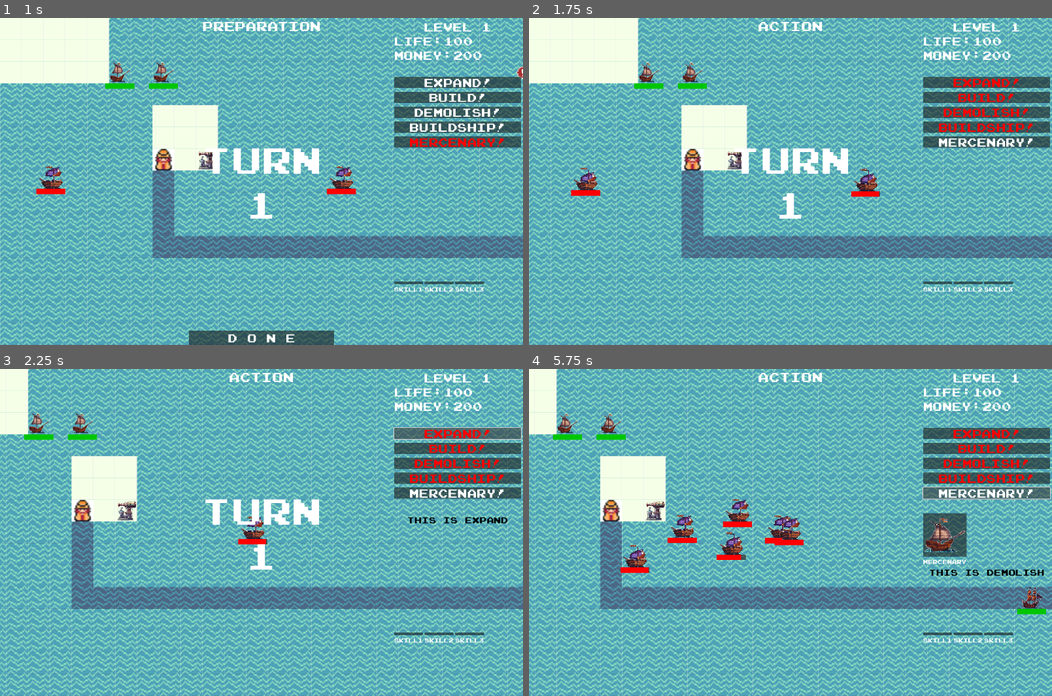
Above: before the commit, frames 1-4 (two rows, left to right).
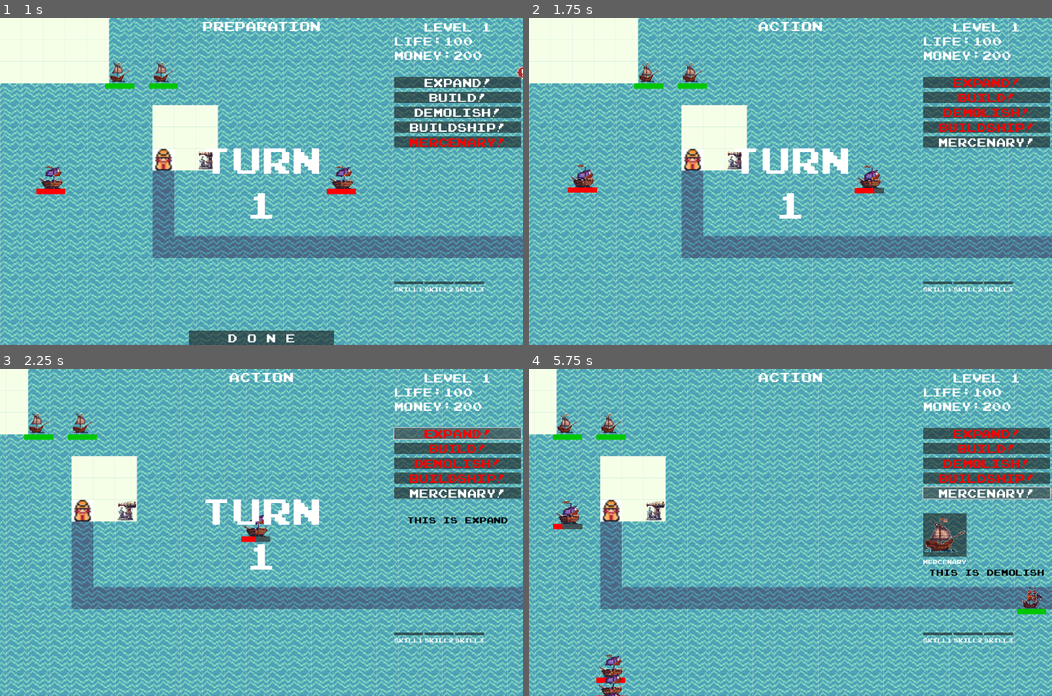
Above: after the commit, the same moments.

Repository: LeoZhang421/GameJam-2024-Pixel
Game: Godot game, scene res://Scenes/Start.tscn
Same seed, same stepped clock (60 frames per second), same inputs: the game is played once before the commit and once after it. Video files are missing from this copy of the repository; at most half a second of black plays in their place. Sound files missing from this copy of the repository are replaced by a short silence.
Inputs:
- Up to frame 1 (1 s): click "Start!" at 0.5 s
- Up to frame 2 (1.75 s): click "D o n e" at 1.25 s
- Up to frame 3 (2.25 s): click "Expand!" at 2 s
- Up to frame 4 (5.75 s): click "Build!" at 2.75 s; click "Demolish!" at 3.5 s; click "Buildship!" at 4.25 s; click "Mercenary!" at 5 s

Frame 1 is identical in both runs. In frame 2, 0.6% of the frame differs, in the area x 7-68%, y 44-55%; in frame 3, 0.3%; in frame 4, 2.2%, in the area x 4-53%, y 39-100%.

Commit message:
fix enemy pathfinding and mecenary bugs

Diff:
--- a/Scenes/Enemies/EnemyExample.gd
+++ b/Scenes/Enemies/EnemyExample.gd
@@ -12,7 +12,8 @@
 # inner variables
 var hp: int = 0
 var movement: float = 0.0
-var direction: bool = true # true表示从起点到终点，false表示从终点到起点
+# var direction: bool = true true表示从起点到终点，false表示从终点到起点
+var direction: Vector2 #表示船的行进方向
 var distance: float = 0.0
 var target: Area2D = null
 var target_backup: Array[Area2D] = []
@@ -24,6 +25,7 @@
 # onready node variables
 @onready var area_attack_shape = %AreaAttackShape
 @onready var sink_animation = $AnimatedSprite2D/SinkAnimation
+@onready var main = get_node("/root/Main")
 
 # signals
 signal died
@@ -44,19 +46,28 @@
 	area_attack_shape.shape.radius = attack_range
 
 func _process(delta):
+	#if moving and move_array:
+		#if current_index >= move_array.size()-1:
+			#moving = false
+			#move_array = []
+		#else:
+			#movement += delta * move_speed
+			#var distance = move_array[current_index].distance_to(move_array[current_index+1])
+			#if movement < distance:
+				#position = move_array[current_index] * (1-movement/distance) + move_array[current_index+1] * (movement/distance)
+			#else:
+				#movement = 0
+				#current_index = current_index + 1
+				#position = move_array[current_index]
 	if moving and move_array:
-		if current_index >= move_array.size()-1:
-			moving = false
-			move_array = []
-		else:
-			movement += delta * move_speed
-			var distance = move_array[current_index].distance_to(move_array[current_index+1])
-			if movement < distance:
-				position = move_array[current_index] * (1-movement/distance) + move_array[current_index+1] * (movement/distance)
-			else:
-				movement = 0
-				current_index = current_index + 1
-				position = move_array[current_index]
+		var target_position = move_array[0]
+		direction = (target_position - global_position).normalized()
+		position += direction * move_speed * delta
+		if target_position.distance_to(global_position) <= main.pathfinder.scale/4:
+			move_array.pop_front()
+			if move_array == [] and main.pathfinder.get_harbour_position().has(main.pathfinder.get_tile_center(global_position)):
+				Character.loss_hp(hp)
+				take_damage(self, hp)
 
 
 # inner functions
@@ -149,15 +160,21 @@
 
 
 func _on_reroute_timer_timeout():
-	var main = get_node("/root/Main")
 	if main.get_node("MerchantLayer").get_child_count() >= 2:
 		var merchant_list = main.get_node("MerchantLayer").get_children()
 		var close = find_closest(merchant_list.slice(1))
 		print("Finding way to merchants: from ", position, " to ", close.position)
 		var temp = main.pathfinder.find_path(position, close.position)
 		if temp:
-			move_array = temp
 			moving = true
+			# 目标不同才更新寻路，否则不更新
+			if move_array == []:
+				move_array = temp
+				return
+			if temp[-1] != move_array[-1]:
+				temp.pop_front()
+				move_array = temp
+				return
 	else:
 		var harbour_list = main.pathfinder.get_harbour_position()
 		var min_harbour:Vector2 = harbour_list[0]
@@ -169,5 +186,12 @@
 		print("Finding way to harbour: from ", position, " to ", min_harbour)
 		var temp = main.pathfinder.find_path(position, min_harbour)
 		if temp:
-			move_array = temp
 			moving = true
+			# 目标不同才更新寻路，否则不更新
+			if move_array == []:
+				move_array = temp
+				return
+			if temp[-1] != move_array[-1]:
+				temp.pop_front()
+				move_array = temp
+				return
--- a/Scenes/Enemies/EnemyExample.tscn
+++ b/Scenes/Enemies/EnemyExample.tscn
@@ -115,6 +115,7 @@
 
 [node name="ExplodeSound" type="AudioStreamPlayer" parent="."]
 stream = ExtResource("4_7bvhr")
+volume_db = -15.0
 
 [node name="AttackSound" type="AudioStreamPlayer" parent="."]
 stream = ExtResource("5_csdv5")
--- a/Scenes/Main.tscn
+++ b/Scenes/Main.tscn
@@ -267,7 +267,7 @@
 position = Vector2(630, 450)
 attack_range = 360
 attack_speed = 2.0
-attack = 1
+attack = 10
 start_location = Vector2(630, 450)
 
 [node name="ShipExample" parent="TileMap_Test1" instance=ExtResource("5_kow21")]
@@ -285,7 +285,7 @@
 start_location = Vector2(500, 200)
 
 [node name="Monster_Generator" parent="TileMap_Test1" instance=ExtResource("5_ylbvp")]
-position = Vector2(1000, 500)
+position = Vector2(500, 1000)
 
 [node name="Camera2D" type="Camera2D" parent="."]
 offset = Vector2(780, 510)
--- a/Scenes/Mercenary/MercenaryExample.gd
+++ b/Scenes/Mercenary/MercenaryExample.gd
@@ -2,12 +2,13 @@
 
 # control variables
 @export_range(0,500,1) var move_speed: int = 50 # 每帧移动多少像素
-@export_range(1,20,1) var max_hp: int = 10
-@export_range(1,20,1) var attack: int = 2
+@export_range(1,100,1) var max_hp: int = 10
+@export_range(1,40,1) var attack: int = 2
 @export_range(0.0, 10.0) var attack_speed: float = 0.5 # 每秒攻击多少次，越高攻速越快
 @export_range(0, 600, 60) var attack_range: int = 4 * 60 # 60像素的倍数
+@export_range(0.0, 0.5, 1.0) var collide_damage: float = 0.5 #撞击时造成多少倍当前hp的伤害
 @export var start_location: Vector2 = Vector2(500,500)
-@export var end_location: Vector2 = Vector2(1000,500)
+@export var cost : int = 40
 
 # inner variables
 var hp: int = 0
@@ -17,9 +18,19 @@
 var target: Area2D = null
 var target_backup: Array[Area2D] = []
 var attacking: bool = false
+var colliding: bool = false
+var colliding_enemies = []
+var colliding_damage = 0
+var moving: bool = false
+var mouse_await: bool = false
+var mouse_inside: bool = false
+var move_array: Array
+var current_index: int
 
 # onready node variables
 @onready var area_attack_shape = %AreaAttackShape
+@onready var sink_animation = $AnimatedSprite2D/SinkAnimation
+@onready var main = get_node("root/Main")
 
 # signals
 signal died
@@ -27,8 +38,8 @@
 # basic functions
 func _ready():
 	hp = max_hp
-	distance = start_location.distance_to(end_location)
 	$AnimatedSprite2D.play()
+	position = start_location
 	$HealthBar.max_value = max_hp
 	_update_health()
 
@@ -39,15 +50,46 @@
 	area_attack_shape.shape.radius = attack_range
 
 func _process(delta):
-	if direction:
-		movement += delta * move_speed
-		if movement >= distance:
-			direction = false
-	else:
-		movement -= delta * move_speed
-		if movement <= 0:
-			direction = true
-	position = start_location * (movement/distance) + end_location * (1-movement/distance)
+	if Level.get_current_phase() == "action":
+		if not Character.moving_ship and mouse_inside and Input.is_action_just_pressed("click"):
+			print("moving", self)
+			main = get_tree().get_root().get_node("Main")
+			mouse_await = true
+			Character.moving_ship = true
+			moving = false
+			var cursor_texture = load("res://Assets/Utility/Select_Cursor_0001.png")
+			main.get_node("Cursor/Sprite2D").scale = Vector2(main.tile_map.tile_set.tile_size)/cursor_texture.get_size()
+			main.get_node("Cursor/Sprite2D").texture = cursor_texture
+		if Character.moving_ship and mouse_await and not mouse_inside and Input.is_action_just_pressed("click"):
+			print("moving2", self)
+			main = get_tree().get_root().get_node("Main")
+			moving = true
+			var move_location = get_global_mouse_position()
+			print(position, move_location)
+			movement = 0
+			current_index = 0
+			main.get_node("Cursor/Sprite2D").texture = null
+			main.get_node("Cursor/Sprite2D").scale = Vector2(1, 1)
+			mouse_await = false
+			Character.moving_ship = false
+			var temp = main.pathfinder.find_path(position, move_location)
+			if temp:
+				move_array = temp
+			else:
+				move_array = []
+		if moving and move_array:
+			if current_index >= move_array.size()-1:
+				moving = false
+				move_array = []
+			else:
+				movement += delta * move_speed
+				var distance = move_array[current_index].distance_to(move_array[current_index+1])
+				if movement < distance:
+					position = move_array[current_index] * (1-movement/distance) + move_array[current_index+1] * (movement/distance)
+				else:
+					movement = 0
+					current_index = current_index + 1
+					position = move_array[current_index]
 
 
 # inner functions
@@ -61,6 +103,12 @@
 	_update_health()
 	if hp <= 0:
 		died.emit(self)
+		moving = false
+		var smoke_effect = load("res://Scenes/VFX/Smoke_Effect.tscn").instantiate()
+		add_child(smoke_effect)
+		$ExplodeSound.play()
+		sink_animation.play("sink")
+		await smoke_effect.finished
 		get_parent().remove_child(self)
 		queue_free()
 
@@ -97,7 +145,20 @@
 	return min_enemy
 
 func attack_event() -> void:
+	$AttackSound.play()
 	target.take_damage(self, attack)
+
+func collide_event(enemy) -> void:
+	moving = false
+	enemy.moving = false
+	colliding_enemies.append(enemy)
+	if not colliding:
+		colliding = true
+		var fighting_effect = load("res://Scenes/VFX/Combat_Effect.tscn").instantiate()
+		add_child(fighting_effect)
+		$CollideSound.play()
+		fighting_effect.global_position = (enemy.position + position)/2
+		fighting_effect.finished.connect(_on_collision_finished)
 
 # funcion related to signal
 func _on_area_attack_area_entered(enemy):
@@ -130,3 +191,30 @@
 		attack_event()
 	else:
 		pass
+
+func _on_area_entered(enemy):
+	if not enemy.is_in_group("Enemy"):
+		return
+	else:
+		collide_event(enemy)
+
+
+func _on_mouse_entered():
+	mouse_inside = true
+
+
+func _on_mouse_exited():
+	mouse_inside = false
+
+func _on_collision_finished():
+	colliding = false
+	var giving_dmg = hp * collide_damage
+	var receive_dmg = 0
+	for enemy in colliding_enemies:
+		if is_instance_valid(enemy):
+			receive_dmg += enemy.hp * enemy.collide_damage
+			enemy.take_damage(self, giving_dmg)
+			enemy.moving = true
+	moving = true
+	take_damage(null, receive_dmg)
+	colliding_enemies = []
--- a/Scenes/Mercenary/MercenaryExample.tscn
+++ b/Scenes/Mercenary/MercenaryExample.tscn
@@ -1,13 +1,16 @@
-[gd_scene load_steps=9 format=3 uid="uid://fm7pglodv4q7"]
+[gd_scene load_steps=15 format=3 uid="uid://fm7pglodv4q7"]
 
-[ext_resource type="Script" path="res://Scenes/Ships/ShipExample.gd" id="1_dgra7"]
+[ext_resource type="Script" path="res://Scenes/Mercenary/MercenaryExample.gd" id="1_f36dm"]
 [ext_resource type="Texture2D" uid="uid://dnyp2v78p72j3" path="res://Assets/Ships/ship_1.png" id="2_blvf6"]
 [ext_resource type="Texture2D" uid="uid://cavlr3ropi11s" path="res://Assets/Ships/ship_1_up.png" id="3_kla48"]
+[ext_resource type="AudioStream" uid="uid://o4h74aij540q" path="res://Assets/Audio/Sound_Effects/船只被摧毁/punch-a-rock-161647.mp3" id="4_c3gou"]
+[ext_resource type="AudioStream" uid="uid://cpgxreqc3nygu" path="res://Assets/Audio/Sound_Effects/攻击_火炮/explosion-sound-effect-4-10999.mp3" id="5_3jsjn"]
+[ext_resource type="AudioStream" uid="uid://dyi5jm7802vi1" path="res://Assets/Audio/Sound_Effects/攻击_船只碰撞/wooden-ship-break-85277.mp3" id="6_fmqst"]
 
 [sub_resource type="RectangleShape2D" id="RectangleShape2D_ecacv"]
 size = Vector2(56, 56)
 
-[sub_resource type="SpriteFrames" id="SpriteFrames_skkqp"]
+[sub_resource type="SpriteFrames" id="SpriteFrames_y1nn1"]
 animations = [{
 "frames": [{
 "duration": 1.0,
@@ -21,6 +24,42 @@
 "speed": 2.0
 }]
 
+[sub_resource type="Animation" id="Animation_513e5"]
+length = 0.001
+tracks/0/type = "value"
+tracks/0/imported = false
+tracks/0/enabled = true
+tracks/0/path = NodePath("..:modulate")
+tracks/0/interp = 1
+tracks/0/loop_wrap = true
+tracks/0/keys = {
+"times": PackedFloat32Array(0),
+"transitions": PackedFloat32Array(1),
+"update": 0,
+"values": [Color(1, 1, 1, 1)]
+}
+
+[sub_resource type="Animation" id="Animation_vq00y"]
+resource_name = "sink"
+tracks/0/type = "value"
+tracks/0/imported = false
+tracks/0/enabled = true
+tracks/0/path = NodePath("..:modulate")
+tracks/0/interp = 1
+tracks/0/loop_wrap = true
+tracks/0/keys = {
+"times": PackedFloat32Array(0.5, 1),
+"transitions": PackedFloat32Array(1, 1),
+"update": 0,
+"values": [Color(1, 1, 1, 1), Color(1, 1, 1, 0)]
+}
+
+[sub_resource type="AnimationLibrary" id="AnimationLibrary_nm1qa"]
+_data = {
+"RESET": SubResource("Animation_513e5"),
+"sink": SubResource("Animation_vq00y")
+}
+
 [sub_resource type="StyleBoxFlat" id="StyleBoxFlat_33p0y"]
 bg_color = Color(0.227451, 0.227451, 0.227451, 0.784314)
 
@@ -33,7 +72,7 @@
 [node name="MercenaryExample" type="Area2D" groups=["Ship"]]
 collision_layer = 2
 collision_mask = 12
-script = ExtResource("1_dgra7")
+script = ExtResource("1_f36dm")
 metadata/_edit_lock_ = true
 
 [node name="CollisionShape2D" type="CollisionShape2D" parent="."]
@@ -41,8 +80,13 @@
 
 [node name="AnimatedSprite2D" type="AnimatedSprite2D" parent="."]
 scale = Vector2(0.563725, 0.622093)
-sprite_frames = SubResource("SpriteFrames_skkqp")
-frame_progress = 0.208513
+sprite_frames = SubResource("SpriteFrames_y1nn1")
+
+[node name="SinkAnimation" type="AnimationPlayer" parent="AnimatedSprite2D"]
+libraries = {
+"": SubResource("AnimationLibrary_nm1qa")
+}
+autoplay = "RESET"
 
 [node name="HealthBar" type="ProgressBar" parent="."]
 custom_minimum_size = Vector2(80, 15)
@@ -70,6 +114,18 @@
 
 [node name="AttackTimer" type="Timer" parent="."]
 
+[node name="ExplodeSound" type="AudioStreamPlayer" parent="."]
+stream = ExtResource("4_c3gou")
+volume_db = -5.0
+
+[node name="AttackSound" type="AudioStreamPlayer" parent="."]
+stream = ExtResource("5_3jsjn")
+volume_db = -10.0
+
+[node name="CollideSound" type="AudioStreamPlayer" parent="."]
+stream = ExtResource("6_fmqst")
+volume_db = -5.0
+
 [connection signal="area_entered" from="AreaAttack" to="." method="_on_area_attack_area_entered"]
 [connection signal="area_exited" from="AreaAttack" to="." method="_on_area_attack_area_exited"]
 [connection signal="timeout" from="AttackTimer" to="." method="_on_attack_timer_timeout"]
--- a/Scenes/UI/HUD.tscn
+++ b/Scenes/UI/HUD.tscn
@@ -554,7 +554,7 @@
 
 [node name="Fail_Sound" type="AudioStreamPlayer" parent="."]
 stream = ExtResource("10_tqpbt")
-volume_db = -10.0
+volume_db = -5.0
 
 [node name="Combat_Start_Sound" type="AudioStreamPlayer" parent="."]
 stream = ExtResource("11_ynki5")
--- a/Scenes/Utility/Monster_Generator.gd
+++ b/Scenes/Utility/Monster_Generator.gd
@@ -68,7 +68,7 @@
 		generate_next_wave()
 	else:
 		var monster = monster_list[0].instantiate()
-		monster.position = self.global_position
+		monster.start_location = self.global_position
 		get_tree().get_root().get_node("Main/EnemyLayer").add_child(monster)
 		monster_count[0] -= 1
 		$Small_Tick.start()
--- a/Scripts/Main.gd
+++ b/Scripts/Main.gd
@@ -30,7 +30,7 @@
 
 # Called every frame. 'delta' is the elapsed time since the previous frame.
 func _process(_delta):
-	if $EnemyLayer.get_child_count() <= 0:
+	if $EnemyLayer.get_child_count() <= 0 && Character.current_hp > 0:
 		$HUD.complete_turn()
 		set_process(false)
 
